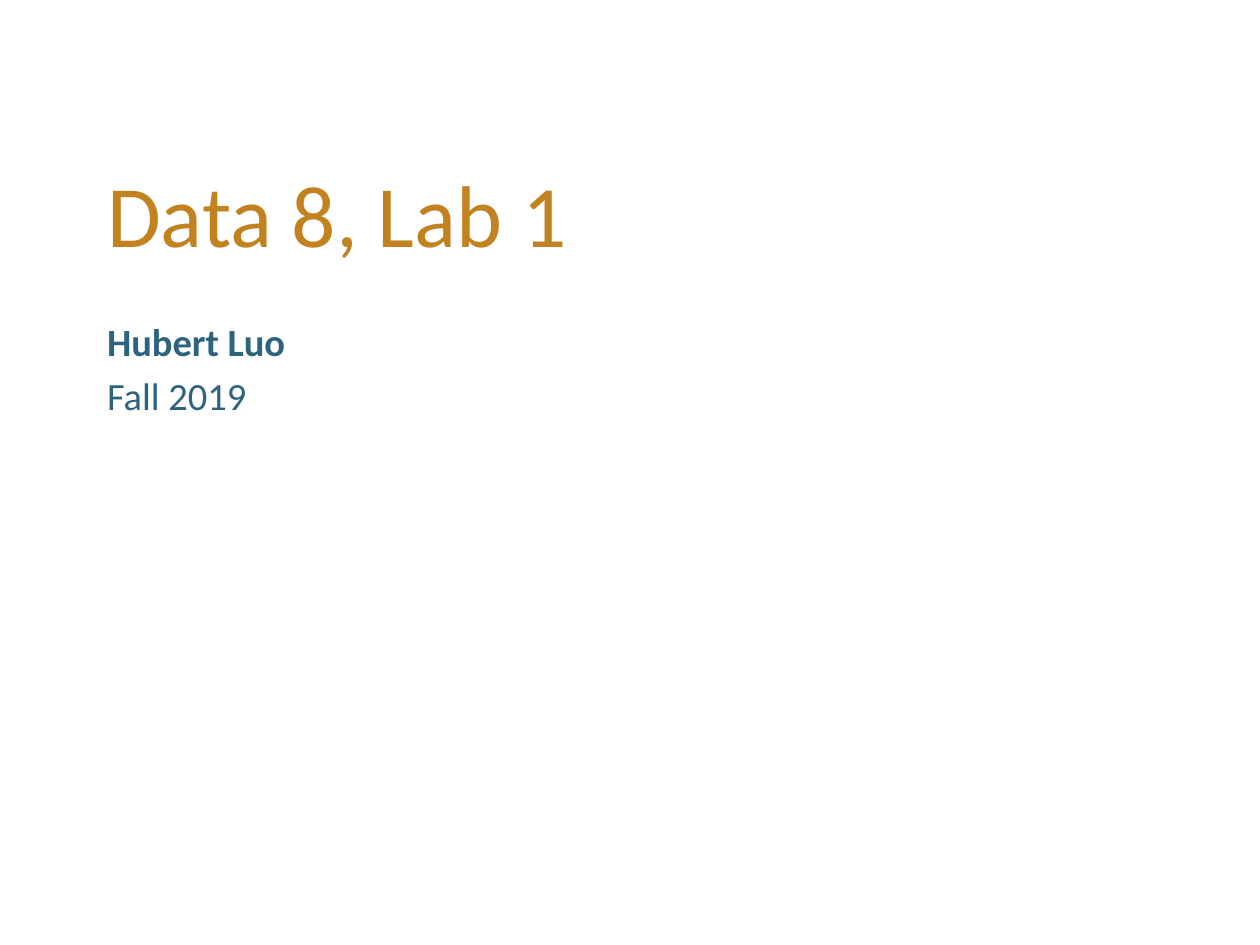
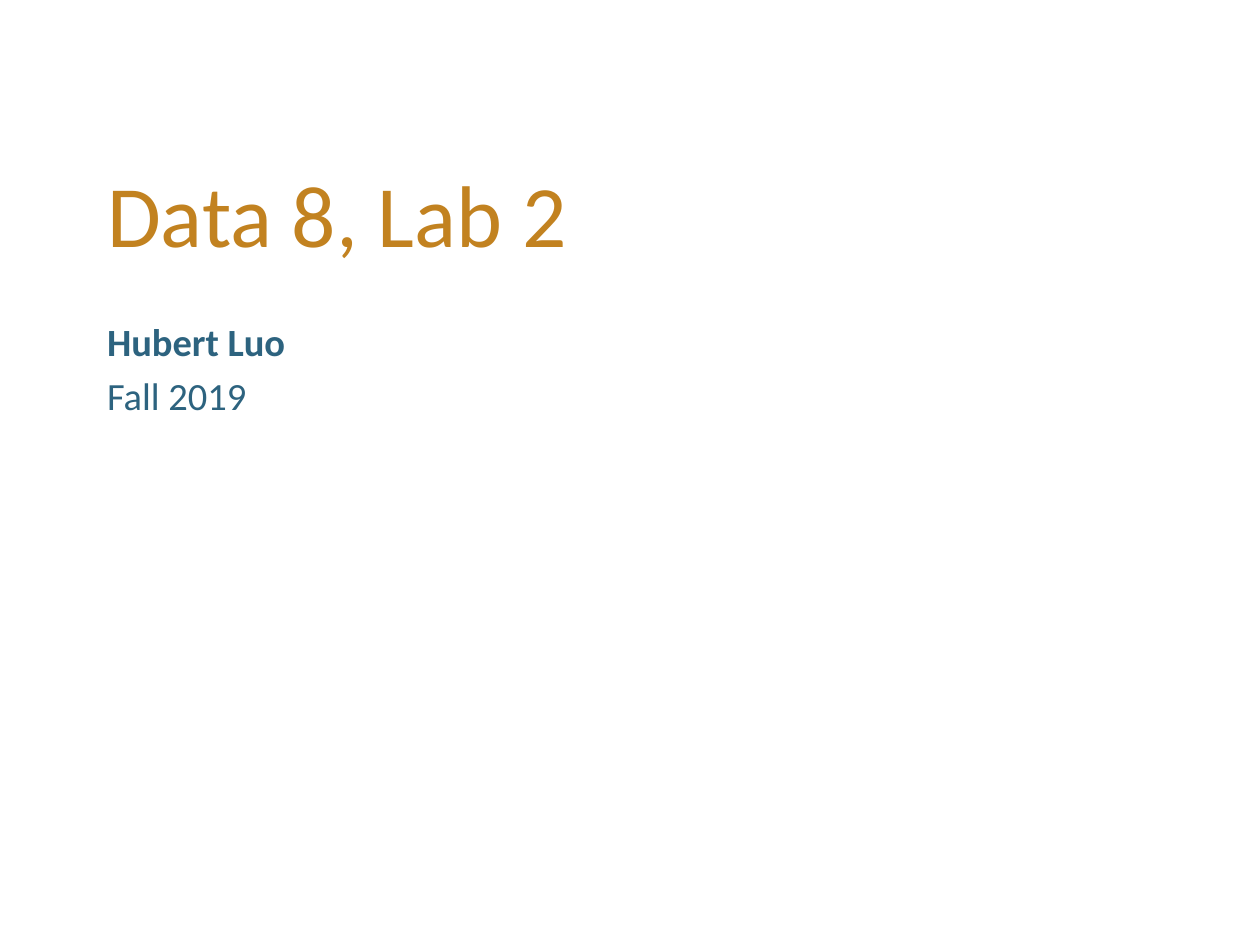
Before and after one commit to hLuo27/teaching, a slide deck: slide 1 of data8/lab2.pptx. Drawn at 1260x945 pixels with LibreOffice and Linux fonts; fonts in the diff are those of the drawing; background and template pictures are left out. Boxes give left, top, right and bottom in pixels: in the first picture for what was removed or moved away, otherwise in the second. Text is boxed around its words. In the diff, an @@ line names an element or a change of style, - is before the commit and + after.

Commit message:
Finished lab2 slides

```diff
--- a/data8/lab2.pptx
+++ b/data8/lab2.pptx
@@ title at [107,186,566,258]: text changed @@
-Data 8, Lab 1
+Data 8, Lab 2
```
Also in this commit, not shown: 1 other slide changed, 13 slides added, 6 slides removed.
